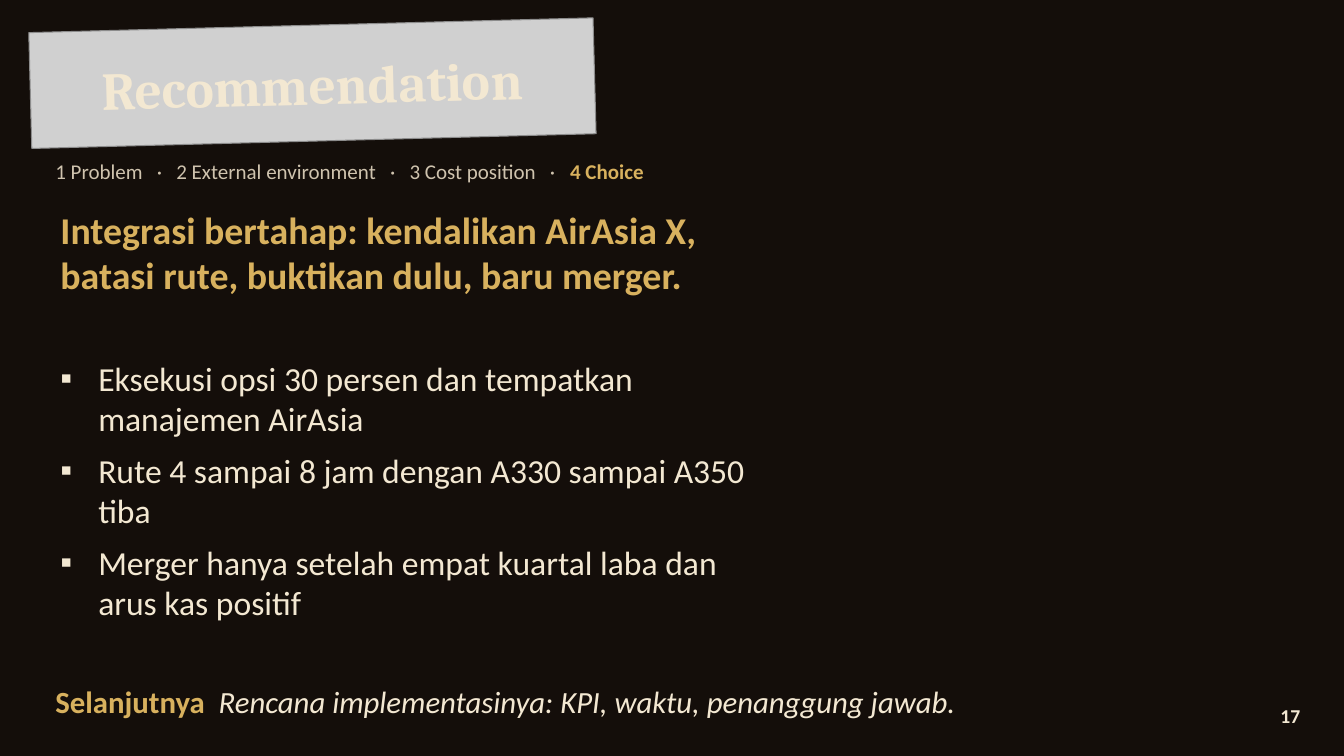
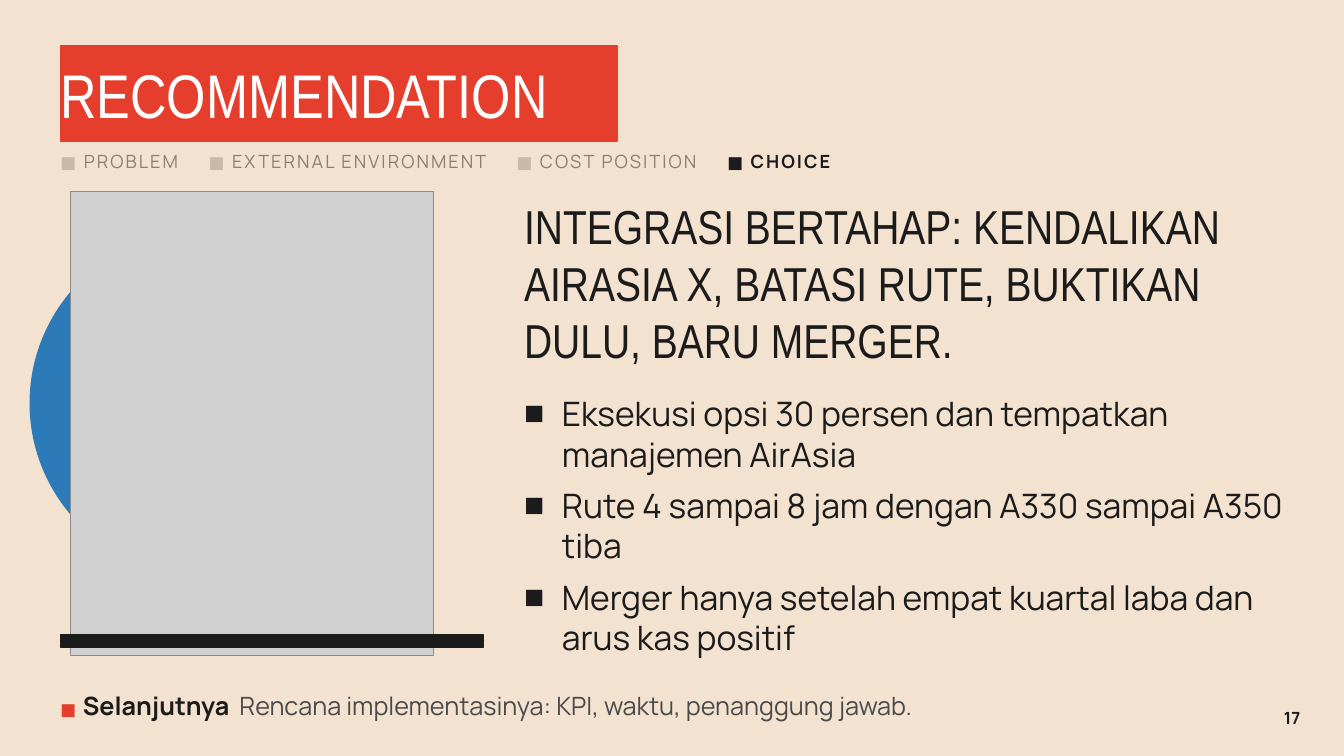
Before and after one commit to aslihabnuri/Dom-Manipulation, a slide deck: slide 17 of strategic-management/airasia-case/SMJKT_Group 3_Aslih_Case AirAsia.pptx. Drawn at 1344x756 pixels with LibreOffice and Linux fonts; fonts in the diff are those of the drawing; grey boxes stand for pictures; background and template pictures are left out. Boxes give left, top, right and bottom in pixels: in the first picture for what was removed or moved away, otherwise in the second. Text is boxed around its words. In the diff, an @@ line names an element or a change of style, - is before the commit and + after.

```diff
--- a/strategic-management/airasia-case/SMJKT_Group 3_Aslih_Case AirAsia.pptx
+++ b/strategic-management/airasia-case/SMJKT_Group 3_Aslih_Case AirAsia.pptx
@@ background picture (left out) to #F3E2CF @@
@@ picture removed at (29, 18, 596, 149) @@
@@ text "RECOMMENDATION" at (60, 75, 547, 119): rotation 358 to 0 degrees @@
@@ rectangle added at (60, 45, 617, 141), fill #E63E2C, outline #E63E2C 1 pt @@
@@ text at (60, 75, 547, 119): text changed; size 38 to 44 pt; font Cambria to Arial Narrow; text colour #F3E8D2 to #FFFFFF; bold off @@
-Recommendation
+RECOMMENDATION
@@ text at (84, 154, 831, 169): text changed; size 15 to 13 pt; font Calibri to Manrope; text colour #CFC3AE to #8E7F6E @@
-1 Problem · 2 External environment · 3 Cost position · 4 Choice
+■ PROBLEM ■ EXTERNAL ENVIRONMENT ■ COST POSITION ■ CHOICE
@@ picture added at (71, 192, 434, 655) @@
@@ ellipse added at (30, 232, 373, 575), fill #2C7BB8, outline #2C7BB8 1 pt @@
@@ text at (524, 210, 1220, 364): text changed; size 27 to 34 pt; font Calibri to Arial Narrow; text colour #D8B15E to #1B1B1B; bold off @@
-Integrasi bertahap: kendalikan AirAsia X, batasi rute, buktikan dulu, baru merger.
+INTEGRASI BERTAHAP: KENDALIKAN AIRASIA X, BATASI RUTE, BUKTIKAN DULU, BARU MERGER.
@@ text "Eksekusi opsi 30 persen dan ...": place and size @@
-text "Eksekusi opsi 30 persen dan ..." at (98, 367, 744, 621)
+text "Eksekusi opsi 30 persen dan ..." at (562, 401, 1283, 658)
@@ text "Eksekusi opsi 30 persen dan ..." at (562, 401, 1283, 658): font Calibri to Manrope, text colour #F3E8D2 to #1B1B1B; bullet ▪ to ■ @@
@@ rectangle added at (60, 635, 484, 647), fill #1B1B1B, outline #1B1B1B 1 pt @@
@@ text at (83, 696, 912, 722): text changed; size 22 to 18 pt; font Calibri to Manrope; text colour #F3E8D2 to #4A4A4A; italic off @@
-Selanjutnya Rencana implementasinya: KPI, waktu, penanggung jawab.
+■ Selanjutnya Rencana implementasinya: KPI, waktu, penanggung jawab.
@@ text "17" at (1284, 712, 1300, 724): size 14 to 12 pt, font Calibri to Manrope, text colour #F3E8D2 to #1B1B1B @@
```
Also in this commit, not shown: 19 other slides changed, 24 other files.
